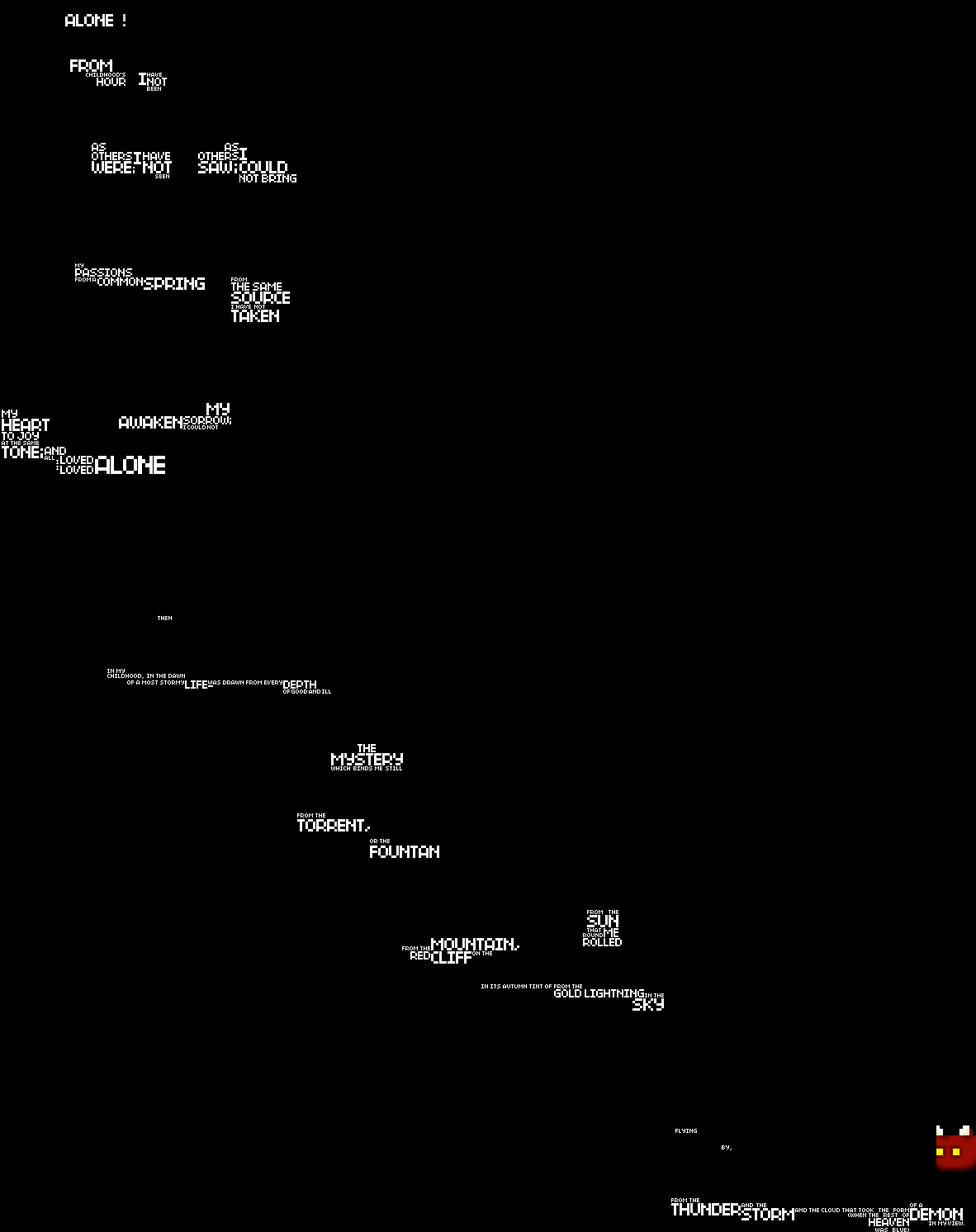
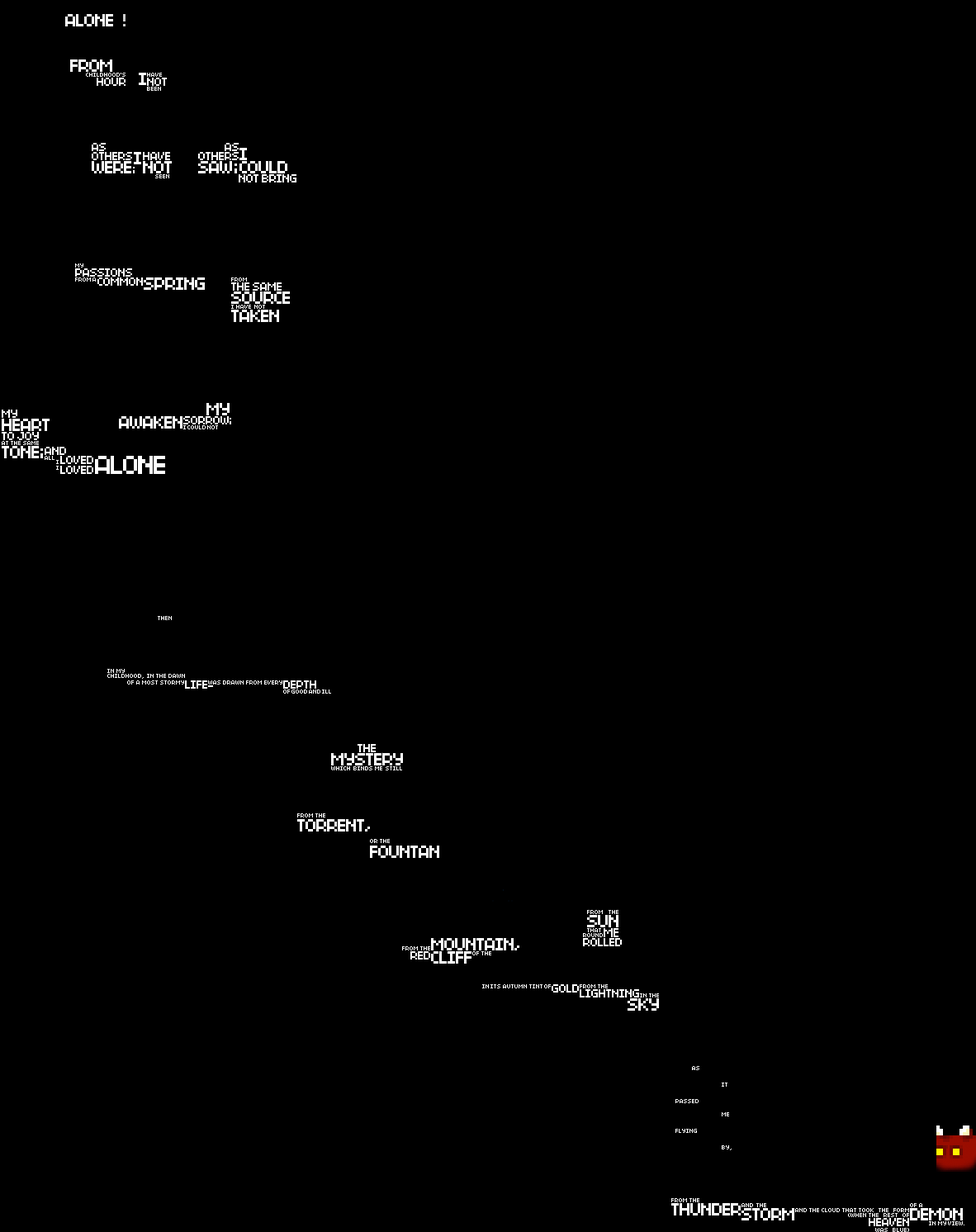
Layered file, before and after one edit (976×1232). Changes by layer:
painted on "Layer 12" over [238, 174, 730, 1117]
